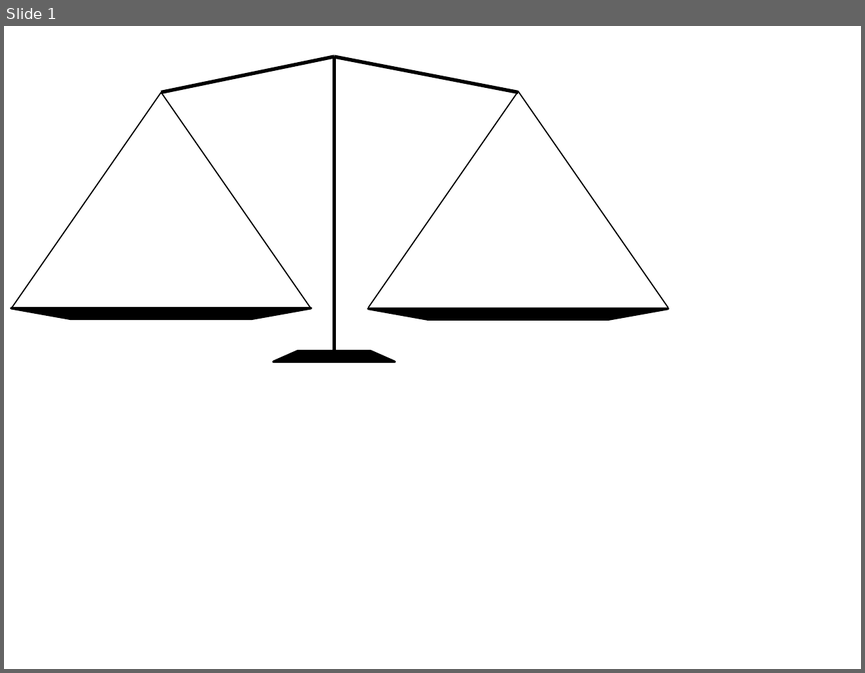
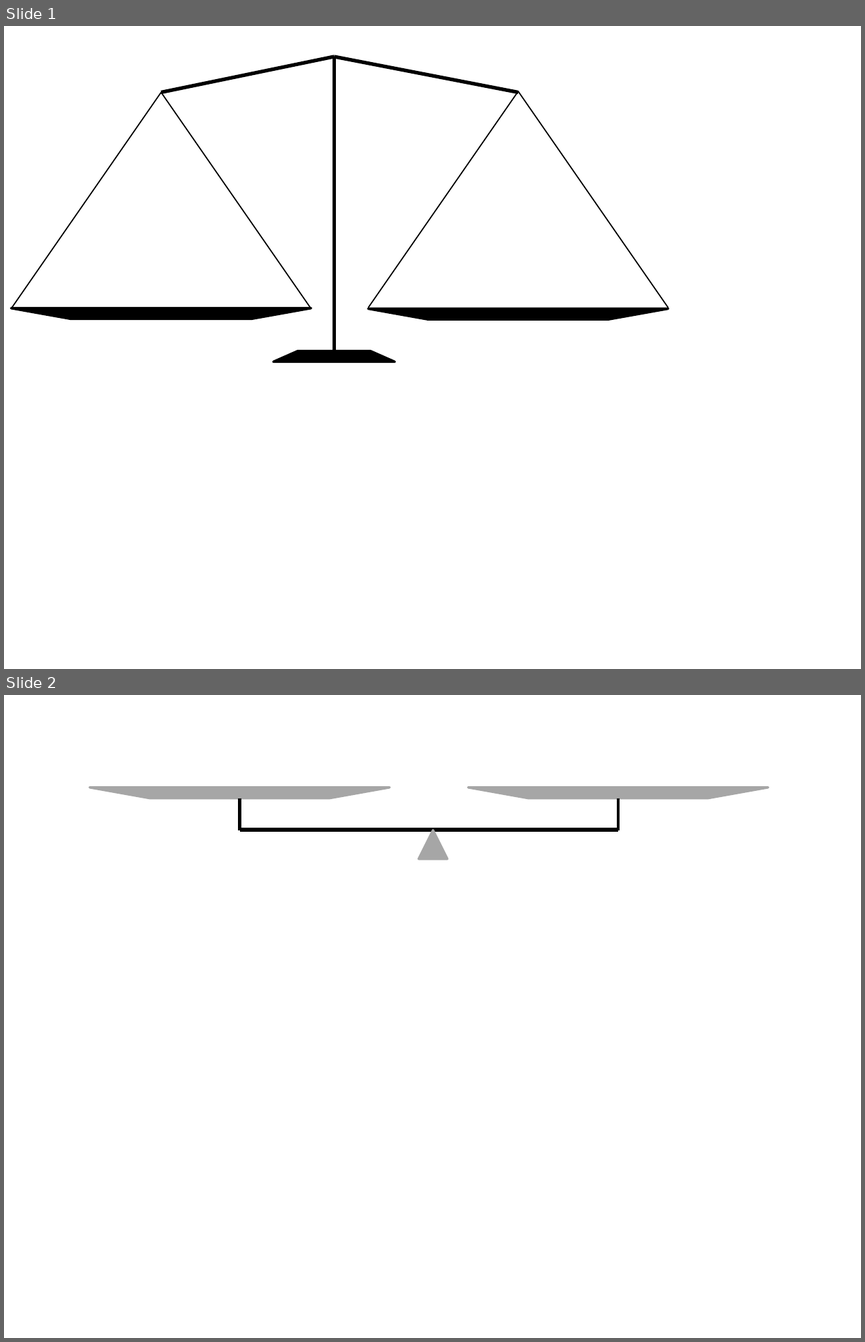
Before and after one commit to nagendragd/BalanceBendersMath, a slide deck: image_sources/images.pptx. Shown one above the other, each under a label of ours: slide 1 before the commit, slides 1 and 2 after it. The pictures are 865x673 and 865x1342 pixels, drawn with LibreOffice and Linux fonts; fonts in the diff are those of the drawing. Boxes give left, top, right and bottom in pixels: in the first picture for what was removed or moved away, otherwise in the second. Text is boxed around its words. In the diff, an @@ line names an element or a change of style, - is before the commit and + after.

Commit message:
Updates

```diff
--- a/image_sources/images.pptx
+++ b/image_sources/images.pptx
@@ slide 2 added at [4,695,861,1338], background #FFFFFF @@
@@ flow chart manual operation added at [90,787,390,798], fill #A6A6A6, outline #A6A6A6 2 pt @@
@@ flow chart manual operation added at [468,787,768,798], fill #A6A6A6, outline #A6A6A6 2 pt @@
@@ line added from (239, 798) to (239, 830), #000000 2.5 pt @@
@@ line added from (618, 798) to (618, 830), #000000 2.5 pt @@
@@ line added from (618, 830) to (239, 830), #000000 3 pt @@
@@ triangle added at [419,830,447,859], fill #A6A6A6, outline #A6A6A6 2 pt @@
```
